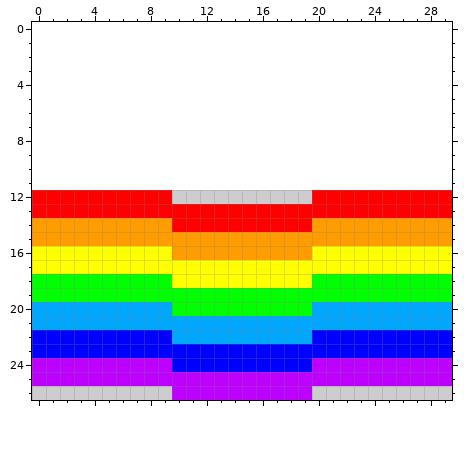
One commit to this pixel-art sprite: public/images/rainbow/rainbow_2.png. This is how it looked before the edit.
The file is 60x30 pixels, drawn in blocks of 2x2; one block is one cell here. The old version is drawn lined up with the new one, on the new canvas.
Once edited:
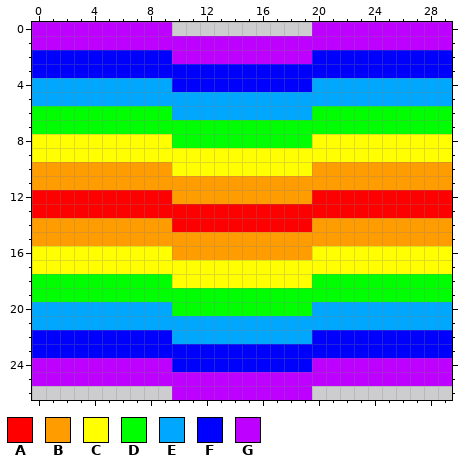
Palette (. is transparent): A #ff0000  B #ff9d00  C #ffff00  D #00ff00  E #00a7ff  F #0000ff  G #bd00ff
From the commit log: rainbow style, tests
The exact change:
canvas 30x15 -> 30x27, the old top-left corner now at 0,12
y 0: x 0..9 .......... -> GGGGGGGGGG; x 20..29 .......... -> GGGGGGGGGG
y 1: x 0..29 .............................. -> GGGGGGGGGGGGGGGGGGGGGGGGGGGGGG
y 2: x 0..29 .............................. -> FFFFFFFFFFGGGGGGGGGGFFFFFFFFFF
y 3: x 0..29 .............................. -> FFFFFFFFFFFFFFFFFFFFFFFFFFFFFF
y 4: x 0..29 .............................. -> EEEEEEEEEEFFFFFFFFFFEEEEEEEEEE
y 5: x 0..29 .............................. -> EEEEEEEEEEEEEEEEEEEEEEEEEEEEEE
y 6: x 0..29 .............................. -> DDDDDDDDDDEEEEEEEEEEDDDDDDDDDD
y 7: x 0..29 .............................. -> DDDDDDDDDDDDDDDDDDDDDDDDDDDDDD
y 8: x 0..29 .............................. -> CCCCCCCCCCDDDDDDDDDDCCCCCCCCCC
y 9: x 0..29 .............................. -> CCCCCCCCCCCCCCCCCCCCCCCCCCCCCC
y 10: x 0..29 .............................. -> BBBBBBBBBBCCCCCCCCCCBBBBBBBBBB
y 11: x 0..29 .............................. -> BBBBBBBBBBBBBBBBBBBBBBBBBBBBBB
y 12: x 10..19 .......... -> BBBBBBBBBB
Where, in picture pixels (left, top, right, bottom), the same in both pictures:
added: (32, 22, 452, 204)
